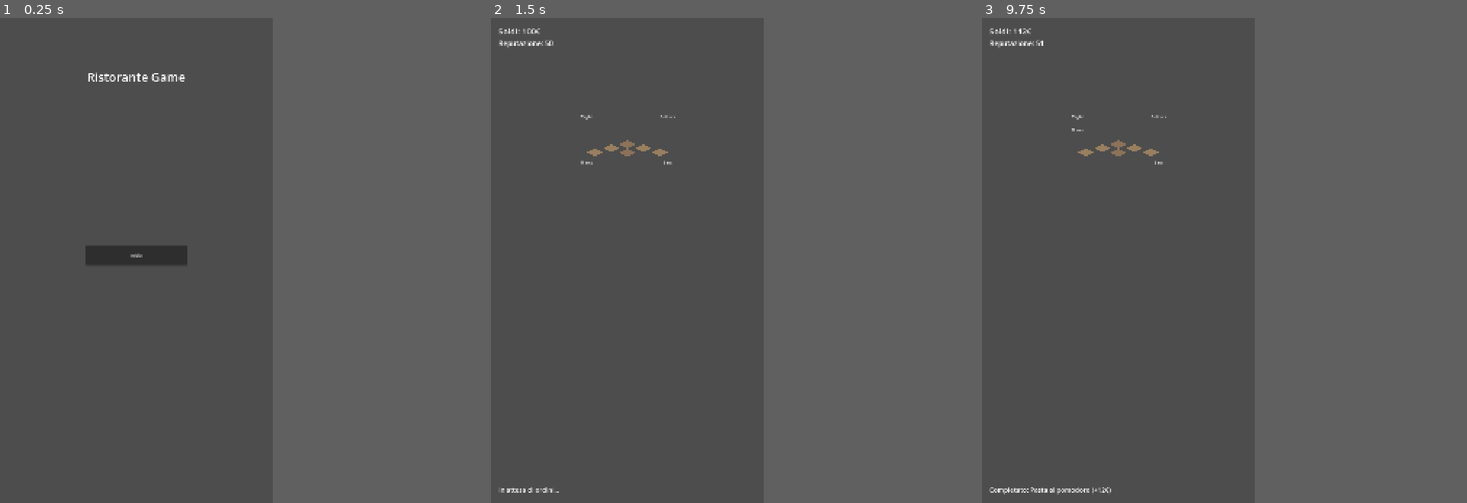
Above: before the commit, frames 1-3 (left to right).
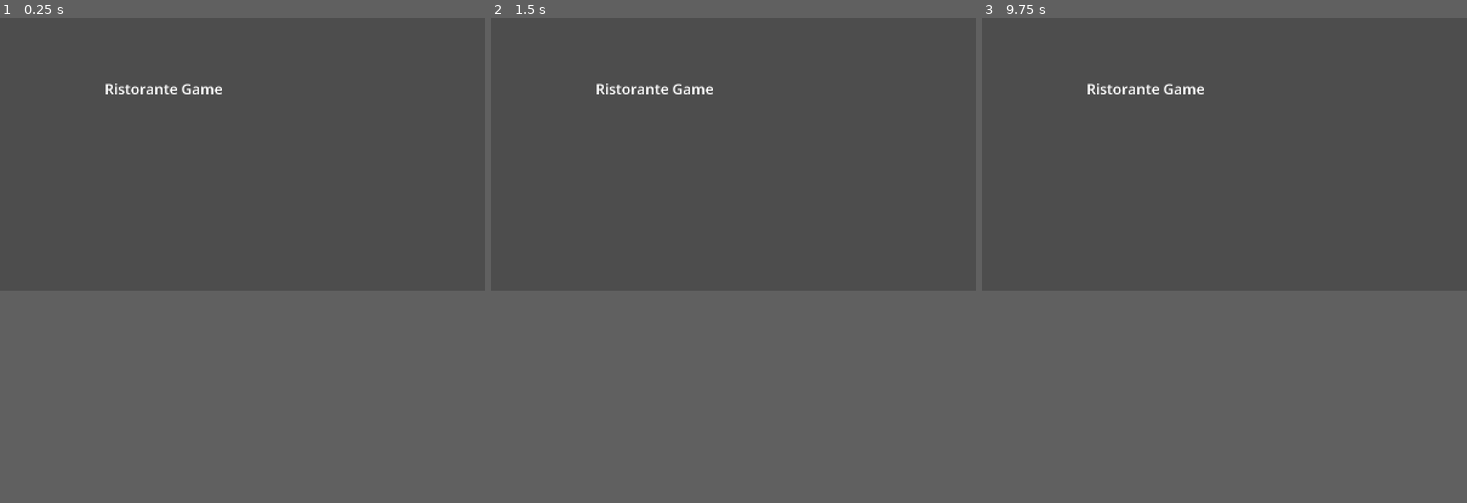
Above: after the commit, the same moments.

Repository: damarogiulio7-maker/ristorante-game
Game: Godot game, scene res://scenes/ui/main_menu.tscn
The game is run twice, just before and just after one commit, with the same random seed, the same clock (stepped at 60 frames per second) and the same inputs.
Inputs (mouse positions are in pixels of both pictures, inside the frame that each line leads up to):
- Up to frame 1 (0.25 s): no input
- Up to frame 2 (1.5 s): click (626, 255) at 0.5 s, where only the run before the commit has a clickable "Inizia"; tap Enter at 1.25 s
- Up to frame 3 (9.75 s): tap Space at 2, 3.5, 5 s; tap Enter at 2.75, 4.25 s
In our replay, the window is 450x800 before the commit and 800x450 after it. These sizes can differ from the game's own. Grey fills any space a smaller window leaves; there, only what the larger window draws over its background counts as a difference.

The runs differ from the first frame. In frame 1, 1.3% of the frame differs, in the area x 17-46%, y 11-51%; in frame 2, 0.7%; in frame 3, 0.8%.

Commit message:
struttra del pavimento stanza e prima osservazione della struttura

Diff:
--- a/project.godot
+++ b/project.godot
@@ -1,31 +1,21 @@
 ; Engine configuration file.
-; It's best edited using the editor UI and not directly,
-; since the parameters that go here are not all obvious.
-;
-; Format:
-;   [section] ; section goes between []
-;   param=value ; assign values to parameters
+; Non modificare manualmente le sezioni tra [] se non sai cosa fai.
 
 config_version=5
-
-[animation]
-
-compatibility/default_parent_skeleton_in_mesh_instance_3d=true
 
 [application]
 
 config/name="Ristorante Game"
 config/description="Gestionale/simulazione di ristorante ispirato al mondo della cucina reale."
 run/main_scene="res://scenes/ui/main_menu.tscn"
-config/features=PackedStringArray("4.7", "Mobile")
+config/features=PackedStringArray("4.3", "Mobile")
 config/icon="res://assets/sprites/icon.svg"
 
 [display]
 
-window/size/viewport_width=1080
-window/size/viewport_height=1920
+window/size/viewport_width=1600
+window/size/viewport_height=900
 window/stretch/mode="canvas_items"
-window/handheld/orientation="portrait"
 
 [rendering]
 
--- a/scenes/kitchen/kitchen_room.tscn
+++ b/scenes/kitchen/kitchen_room.tscn
@@ -1,26 +1,10 @@
-[gd_scene load_steps=6 format=3]
+[gd_scene load_steps=8 format=3]
 
 [ext_resource type="Script" path="res://scripts/kitchen/kitchen_room.gd" id="1"]
 [ext_resource type="Script" path="res://scripts/core/game_manager.gd" id="2"]
 [ext_resource type="Script" path="res://scripts/kitchen/work_station.gd" id="3"]
 [ext_resource type="Script" path="res://scripts/staff/staff_member.gd" id="4"]
-
-[sub_resource type="GDScript" id="floor_tile_script"]
-script/source = "extends Polygon2D
-
-## Singolo rombo del pavimento isometrico, disegnato via codice come
-## placeholder finché non ci sono sprite veri.
-
-func _init() -> void:
-	var w := 64.0
-	var h := 32.0
-	polygon = PackedVector2Array([
-		Vector2(0, -h / 2.0),
-		Vector2(w / 2.0, 0),
-		Vector2(0, h / 2.0),
-		Vector2(-w / 2.0, 0),
-	])
-"
+[ext_resource type="Script" path="res://scripts/kitchen/env_piece.gd" id="5"]
 
 [node name="KitchenRoom" type="Node2D"]
 script = ExtResource("1")
@@ -31,49 +15,121 @@
 starting_money = 100
 starting_reputation = 50
 
-[node name="Floor" type="Node2D" parent="."]
-position = Vector2(540, 500)
-
-[node name="Tile00" type="Polygon2D" parent="Floor"]
-position = Vector2(0, 0)
-color = Color(0.55, 0.45, 0.35, 1)
-script = SubResource("floor_tile_script")
-
-[node name="Tile10" type="Polygon2D" parent="Floor"]
-position = Vector2(64, 16)
-color = Color(0.6, 0.5, 0.38, 1)
-script = SubResource("floor_tile_script")
-
-[node name="Tile-10" type="Polygon2D" parent="Floor"]
-position = Vector2(-64, 16)
-color = Color(0.6, 0.5, 0.38, 1)
-script = SubResource("floor_tile_script")
-
-[node name="Tile01" type="Polygon2D" parent="Floor"]
-position = Vector2(0, 32)
-color = Color(0.55, 0.45, 0.35, 1)
-script = SubResource("floor_tile_script")
-
-[node name="Tile20" type="Polygon2D" parent="Floor"]
-position = Vector2(128, 32)
-color = Color(0.6, 0.5, 0.38, 1)
-script = SubResource("floor_tile_script")
-
-[node name="Tile-20" type="Polygon2D" parent="Floor"]
-position = Vector2(-128, 32)
-color = Color(0.6, 0.5, 0.38, 1)
-script = SubResource("floor_tile_script")
+[node name="Environment" type="Node2D" parent="."]
+position = Vector2(0, 100)
+
+[node name="BackWall" type="ColorRect" parent="Environment"]
+offset_left = 0.0
+offset_top = 0.0
+offset_right = 1600.0
+offset_bottom = 500.0
+color = Color(0.42, 0.36, 0.3, 1)
+script = ExtResource("5")
+piece_name = "Muro di fondo"
+
+[node name="Floor" type="ColorRect" parent="Environment"]
+offset_left = 0.0
+offset_top = 500.0
+offset_right = 1600.0
+offset_bottom = 600.0
+color = Color(0.5, 0.38, 0.25, 1)
+script = ExtResource("5")
+piece_name = "Pavimento"
+
+[node name="KitchenFloorTint" type="ColorRect" parent="Environment"]
+offset_left = 0.0
+offset_top = 500.0
+offset_right = 540.0
+offset_bottom = 600.0
+color = Color(0.55, 0.55, 0.58, 1)
+script = ExtResource("5")
+piece_name = "Pavimento cucina"
+
+[node name="Window1" type="ColorRect" parent="Environment"]
+offset_left = 700.0
+offset_top = 120.0
+offset_right = 860.0
+offset_bottom = 280.0
+color = Color(0.65, 0.82, 0.9, 0.85)
+script = ExtResource("5")
+piece_name = "Finestra"
+
+[node name="Window2" type="ColorRect" parent="Environment"]
+offset_left = 1000.0
+offset_top = 120.0
+offset_right = 1160.0
+offset_bottom = 280.0
+color = Color(0.65, 0.82, 0.9, 0.85)
+script = ExtResource("5")
+piece_name = "Finestra"
+
+[node name="EntranceDoor" type="ColorRect" parent="Environment"]
+offset_left = 1470.0
+offset_top = 220.0
+offset_right = 1580.0
+offset_bottom = 500.0
+color = Color(0.3, 0.2, 0.12, 1)
+script = ExtResource("5")
+piece_name = "Porta d'ingresso"
+
+[node name="Counter" type="ColorRect" parent="Environment"]
+offset_left = 500.0
+offset_top = 340.0
+offset_right = 560.0
+offset_bottom = 500.0
+color = Color(0.35, 0.24, 0.15, 1)
+script = ExtResource("5")
+piece_name = "Bancone"
+
+[node name="Tables" type="Node2D" parent="Environment"]
+
+[node name="Table1" type="ColorRect" parent="Environment/Tables"]
+offset_left = 700.0
+offset_top = 430.0
+offset_right = 800.0
+offset_bottom = 500.0
+color = Color(0.45, 0.3, 0.18, 1)
+script = ExtResource("5")
+piece_name = "Tavolo in legno"
+
+[node name="Table2" type="ColorRect" parent="Environment/Tables"]
+offset_left = 900.0
+offset_top = 430.0
+offset_right = 1000.0
+offset_bottom = 500.0
+color = Color(0.45, 0.3, 0.18, 1)
+script = ExtResource("5")
+piece_name = "Tavolo in legno"
+
+[node name="Table3" type="ColorRect" parent="Environment/Tables"]
+offset_left = 1100.0
+offset_top = 430.0
+offset_right = 1200.0
+offset_bottom = 500.0
+color = Color(0.45, 0.3, 0.18, 1)
+script = ExtResource("5")
+piece_name = "Tavolo in legno"
+
+[node name="Table4" type="ColorRect" parent="Environment/Tables"]
+offset_left = 1300.0
+offset_top = 430.0
+offset_right = 1400.0
+offset_bottom = 500.0
+color = Color(0.45, 0.3, 0.18, 1)
+script = ExtResource("5")
+piece_name = "Tavolo in legno"
 
 [node name="Stations" type="Node2D" parent="."]
+position = Vector2(0, 100)
 
 [node name="CuttingStation" type="Node2D" parent="Stations"]
-position = Vector2(380, 420)
+position = Vector2(150, 420)
 script = ExtResource("3")
 station_name = "Postazione Taglio"
 work_time_seconds = 3.0
 
 [node name="CookingStation" type="Node2D" parent="Stations"]
-position = Vector2(700, 420)
+position = Vector2(350, 420)
 script = ExtResource("3")
 station_name = "Postazione Cottura"
 work_time_seconds = 4.0
@@ -95,15 +151,16 @@
 horizontal_alignment = 1
 
 [node name="Staff" type="Node2D" parent="."]
+position = Vector2(0, 100)
 
 [node name="Cuoco1" type="Node2D" parent="Staff"]
-position = Vector2(380, 550)
+position = Vector2(150, 550)
 script = ExtResource("4")
 staff_name = "Marco"
 skill_level = 1
 
 [node name="Cuoco2" type="Node2D" parent="Staff"]
-position = Vector2(700, 550)
+position = Vector2(350, 550)
 script = ExtResource("4")
 staff_name = "Sara"
 skill_level = 2
@@ -144,8 +201,8 @@
 
 [node name="LogLabel" type="Label" parent="HUD"]
 offset_left = 30.0
-offset_top = 1850.0
-offset_right = 1050.0
-offset_bottom = 1900.0
+offset_top = 850.0
+offset_right = 1550.0
+offset_bottom = 900.0
 theme_override_font_sizes/font_size = 26
 text = ""
--- /dev/null
+++ b/scripts/kitchen/env_piece.gd
@@ -0,0 +1,9 @@
+extends ColorRect
+class_name EnvPiece
+
+## Elemento statico placeholder dell'ambiente (muro, tavolo, finestra, porta...).
+## Solo un rettangolo colorato per ora — verrà sostituito da sprite reali.
+## Le dimensioni vanno impostate in pixel usando la convenzione:
+## 1 metro reale = 100 pixel di gioco.
+
+@export var piece_name: String = "Elemento"
Not shown, changed: README.md
